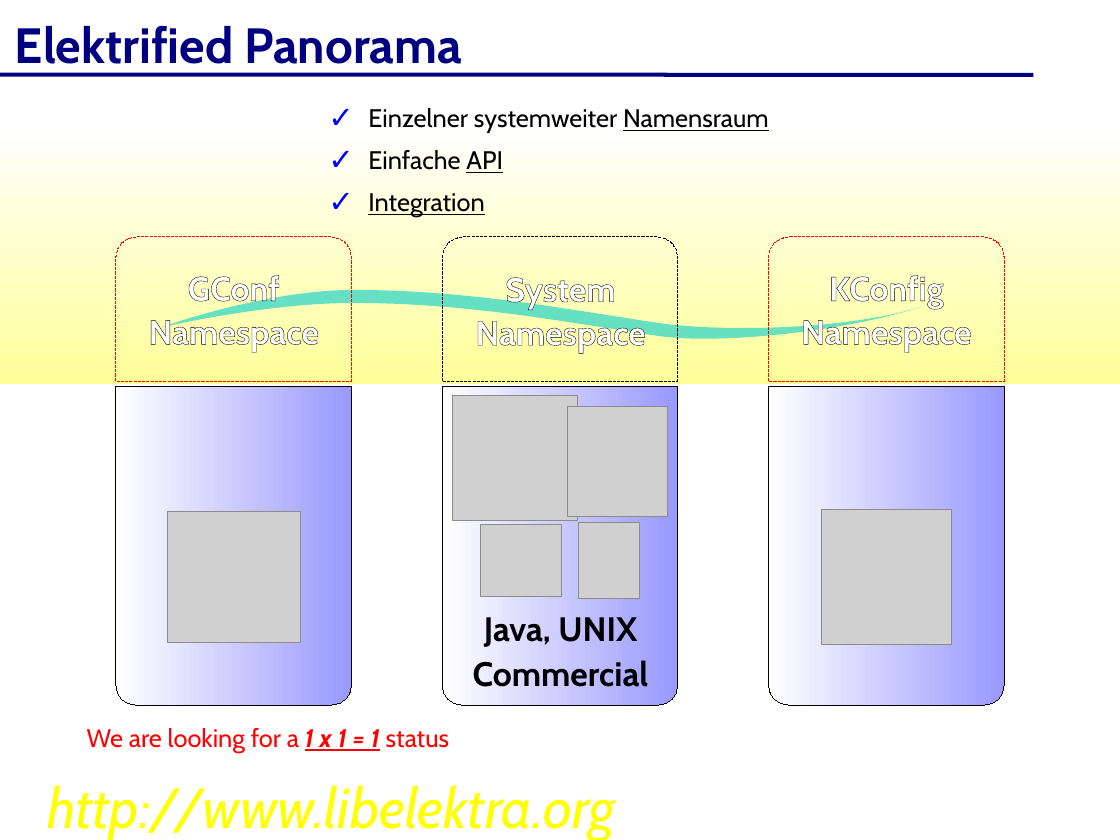
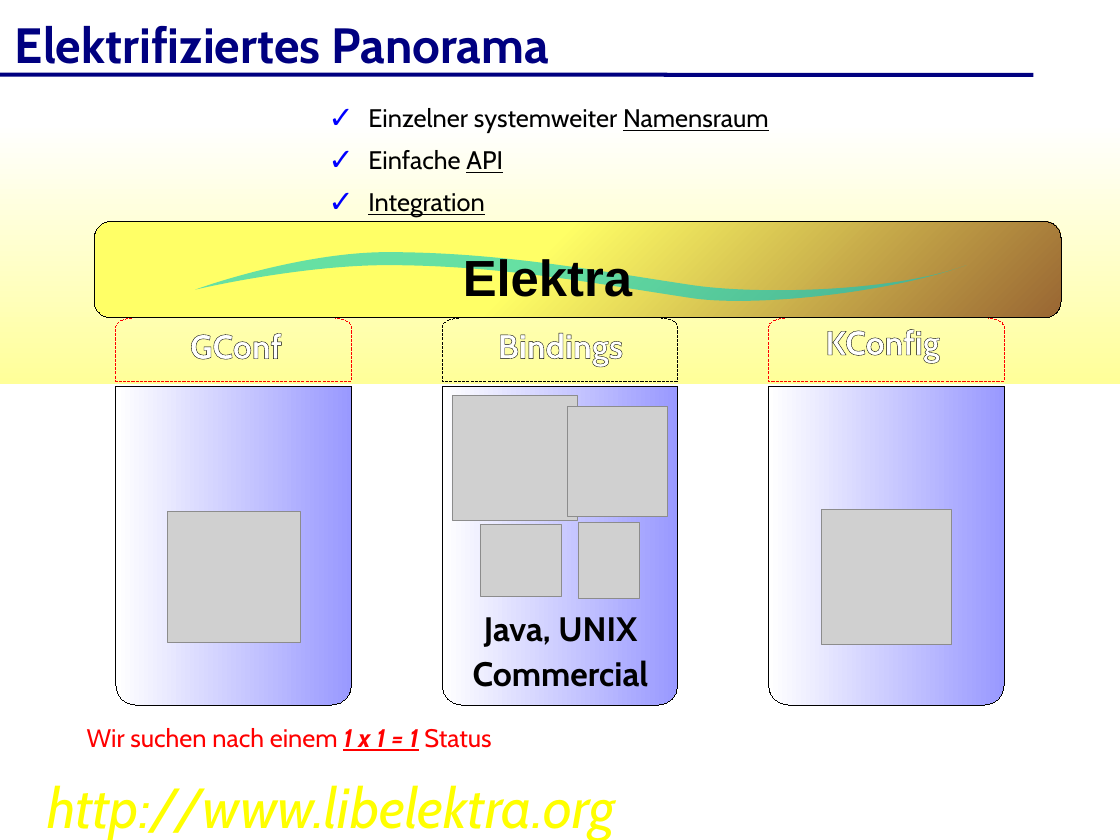
Before and after one commit to ElektraInitiative/libelektra, a slide deck: slide 5 of doc/elektra-de.odp. Drawn at 1120x840 pixels with LibreOffice and Linux fonts; fonts in the diff are those of the drawing; grey boxes stand for pictures; background and template pictures are left out. Boxes give left, top, right and bottom in pixels: in the first picture for what was removed or moved away, otherwise in the second. Text is boxed around its words. In the diff, an @@ line names an element or a change of style, - is before the commit and + after.

```diff
--- a/doc/elektra-de.odp
+++ b/doc/elektra-de.odp
@@ text at [15, 26, 549, 74]: text changed @@
-Elektrified Panorama
+Elektrifiziertes Panorama
@@ rounded rectangle added at [95, 222, 1061, 318], fill gradient #FFFF66 to #996633, outline #000000 0 pt @@
@@ freeform shape: place and size @@
-freeform shape at [162, 290, 933, 338]
+freeform shape at [195, 252, 967, 301]
@@ text added at [463, 256, 632, 297], 36 pt, text #000000, bold @@
+Elektra
@@ text removed at [475, 277, 645, 352] @@
-System Namespace
@@ freeform shape: place and size @@
-freeform shape at [116, 237, 352, 381]
+freeform shape at [116, 318, 352, 382]
@@ freeform shape: place and size @@
-freeform shape at [442, 237, 678, 381]
+freeform shape at [442, 318, 678, 382]
@@ freeform shape: place and size @@
-freeform shape at [768, 237, 1004, 381]
+freeform shape at [768, 318, 1004, 382]
@@ text at [825, 329, 940, 362]: text changed @@
-KConfig Namespace
+KConfig
@@ text at [190, 333, 282, 360]: text changed @@
-GConf Namespace
+GConf
@@ text added at [498, 333, 623, 366], 24 pt, text #FFFFFF, bold @@
+Bindings
@@ text at [87, 728, 491, 751]: text changed @@
-We are looking for a 1 x 1 = 1 status
+Wir suchen nach einem 1 x 1 = 1 Status
```
Also in this commit, not shown: 25 other slides changed, 12 slides added, 11 slides removed.
